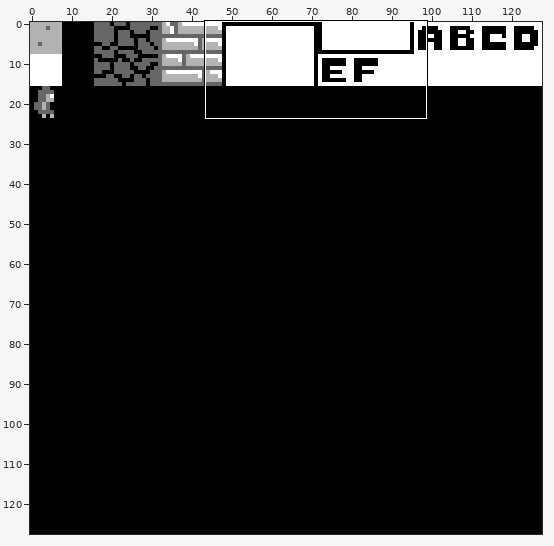
Edited in one commit: sprite sheet (tiles.png). The picture above shows the old version from afar; the outline marks the close-up.
Close-up. As it was:
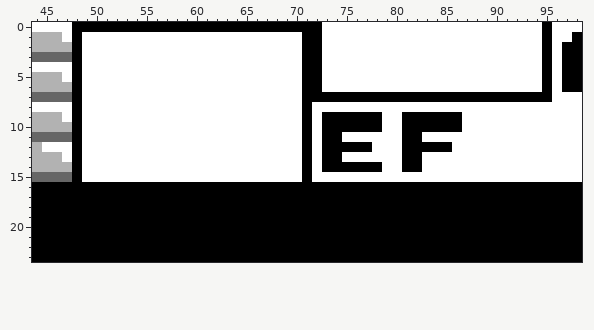
The file is 128x128 pixels. Shown: x 44..98, y 0..23.
The result:
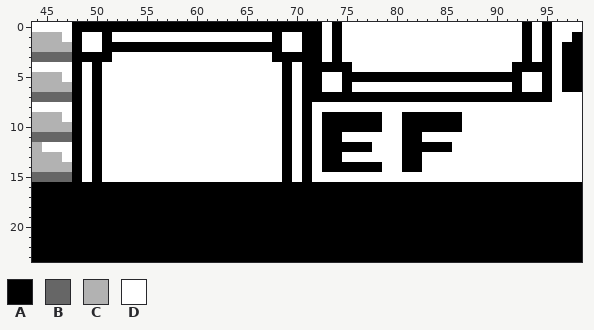
Palette (. is transparent): A #000000  B #666666  C #b2b2b2  D #ffffff
From old to new:
Colour D becomes colour A in row 0 at x 74 and 93; in row 1 at x 51, 68, 74 and 93; in row 2 at x 51 to 68, 74 and 93; in row 3 at x 49 to 51, 68 to 70, 74 and 93; in row 4 at x 50, 69, 73 to 75 and 92 to 94; in row 5 at x 50, 69 and 75 to 92.
Colour D becomes colour A in row 6 at x 50, 69, 75 and 92; in rows 7 to 15 at x 50 and 69.
Boxes around the changes in both close-ups, in picture pixels (x1, y1, x2, y2):
changed: (82, 22, 542, 182)
